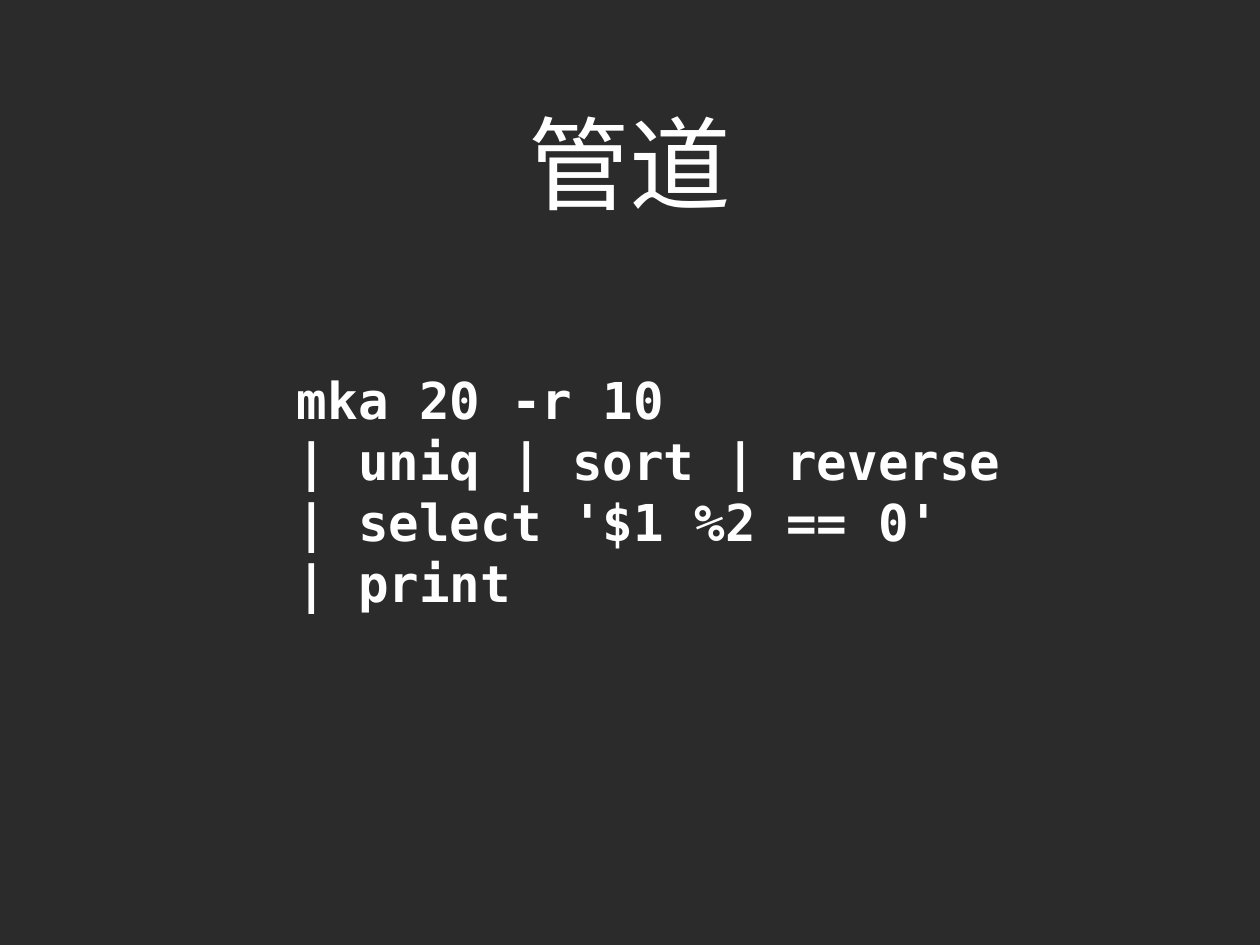
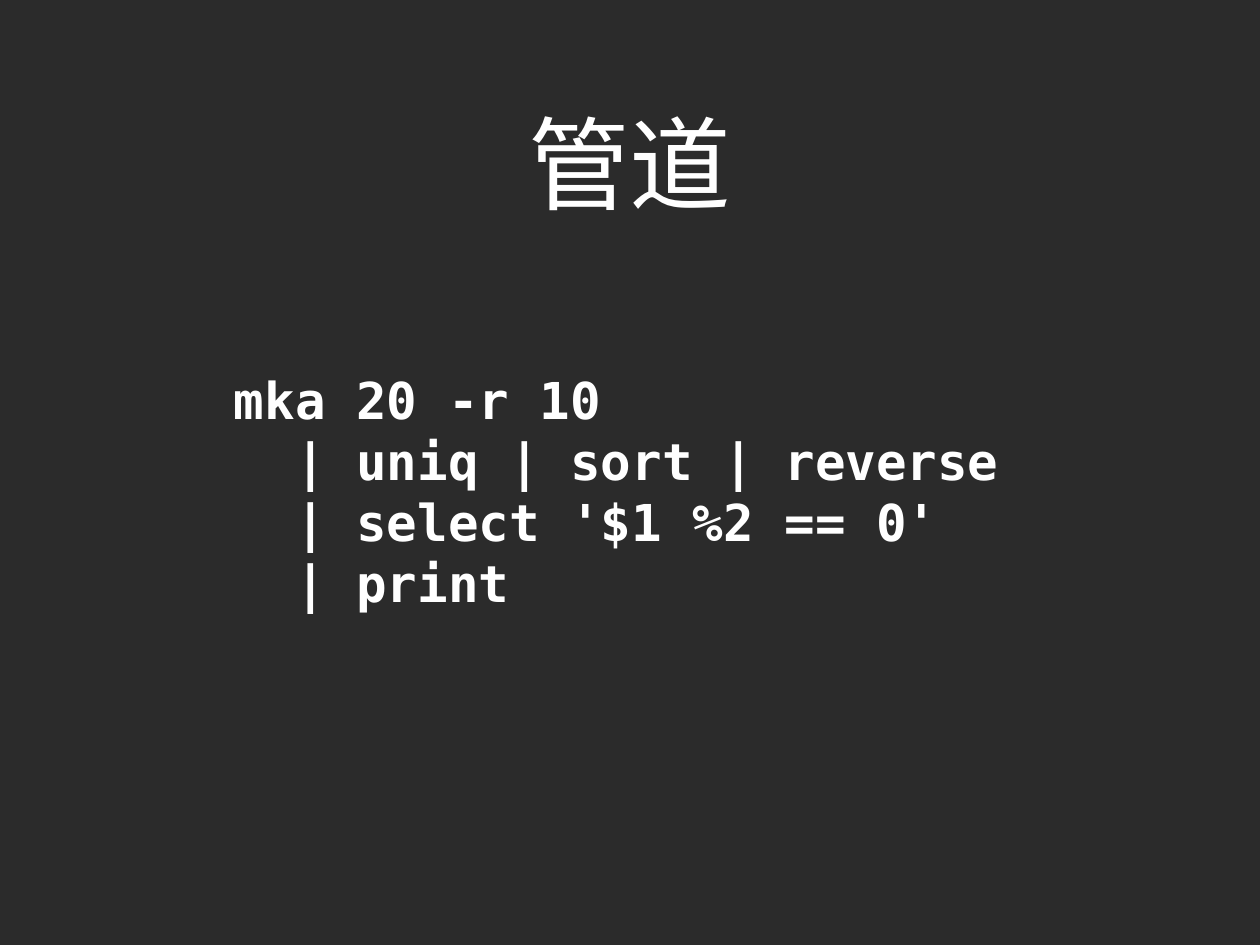
Before and after one commit to yltpsd/inftik, a slide deck: slide 19 of lec1/ProThinking-Abstraciton.odp (slide 15 before the commit). Drawn at 1260x945 pixels with LibreOffice and Linux fonts; fonts in the diff are those of the drawing; background and template pictures are left out; a plain dark background stands for a picture behind light text. Boxes give left, top, right and bottom in pixels: in the first picture for what was removed or moved away, otherwise in the second. Text is boxed around its words. In the diff, an @@ line names an element or a change of style, - is before the commit and + after.

```diff
--- a/lec1/ProThinking-Abstraciton.odp
+++ b/lec1/ProThinking-Abstraciton.odp
@@ subtitle "mka 20 -r 10" rewrapped from (297, 380, 1000, 613) to (234, 380, 998, 613) @@
```
Also in this commit, not shown: 3 other slides changed, 11 slides added, 2 slides removed, 55 other files.
